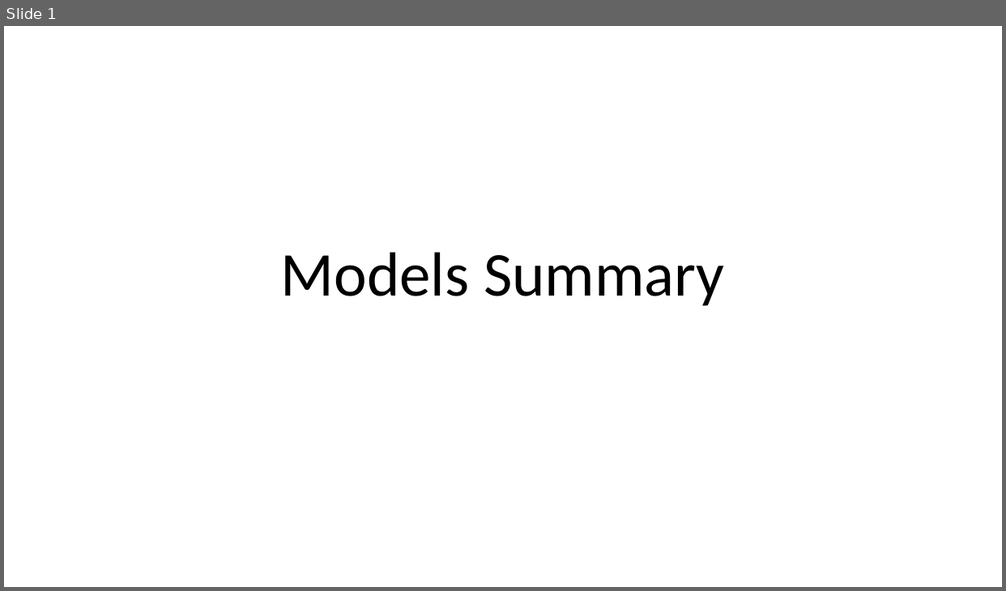
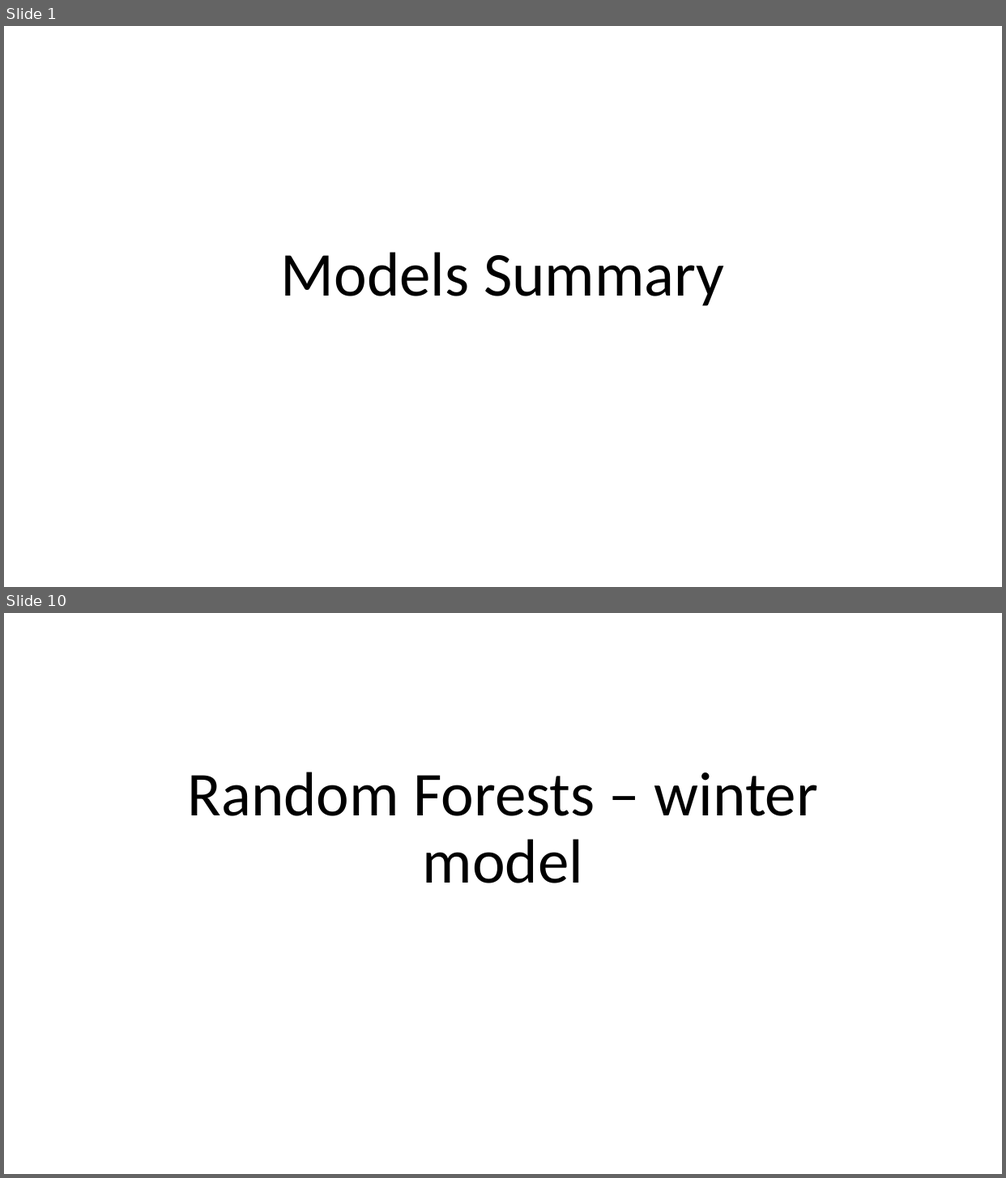
Before and after one commit to LiaCohn/clean-coasts, a slide deck: models/models.pptx. Shown one above the other, each under a label of ours: slide 1 before the commit, slides 1 and 10 after it; the slides between them are not shown. The pictures are 1006x591 and 1006x1178 pixels, drawn with LibreOffice and Linux fonts; fonts in the diff are those of the drawing. Boxes give left, top, right and bottom in pixels: in the first picture for what was removed or moved away, otherwise in the second. Text is boxed around its words. In the diff, an @@ line names an element or a change of style, - is before the commit and + after.

Commit message:
add winter and summer models

```diff
--- a/models/models.pptx
+++ b/models/models.pptx
@@ slide 10 added at [4, 613, 1002, 1174], background #FFFFFF @@
@@ title added at [187, 772, 818, 884], 60 pt, text #000000 @@
+Random Forests – winter model
```
Also in this commit, not shown: 7 slides changed, 8 other slides added, 7 other files.
